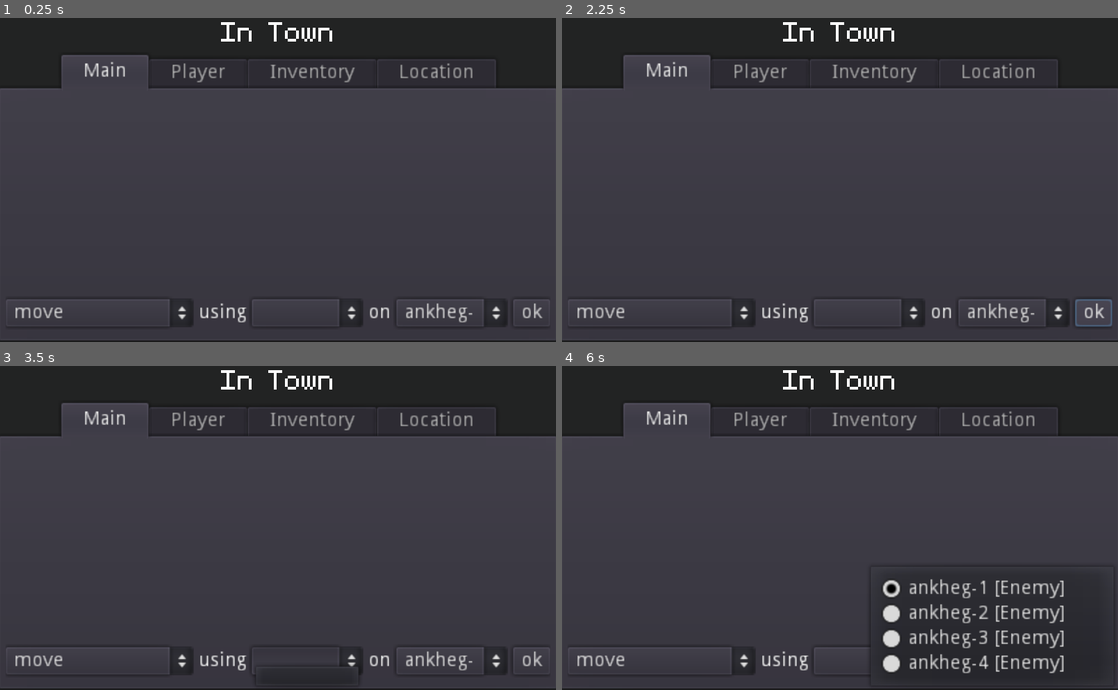
Above: before the commit, frames 1-4 (two rows, left to right).
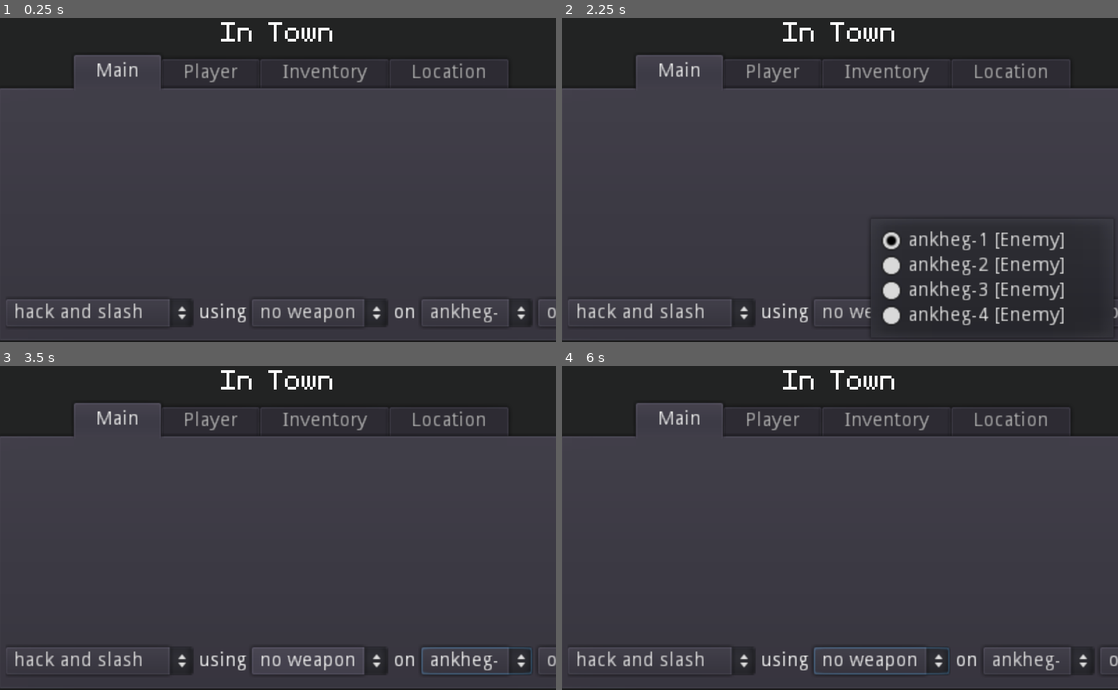
Above: after the commit, the same moments.

Repository: dyerjos/Secret-Santa-2021
Game: Godot game, scene res://Gameplay.tscn
The game is run twice, just before and just after one commit, with the same random seed, the same clock (stepped at 60 frames per second) and the same inputs. This scene is started directly instead of the project's main scene.
Inputs (mouse positions are in pixels of both pictures, inside the frame that each line leads up to; where the layout moved, square brackets give the same spot in the first picture):
- Up to frame 1 (0.25 s): no input
- Up to frame 2 (2.25 s): click "move" (after the commit: "hack and slash") at 0.5 s; click (1095, 312) at 1.25 s, where only the run before the commit has a clickable "ok"; click (1095, 312) at 2 s, where only the run before the commit has a clickable "ok"
- Up to frame 3 (3.5 s): click (316, 660) [305, 660] at 2.75 s
- Up to frame 4 (6 s): click "ankheg-1 [Enemy]" (after the commit: "ankheg-4 [Enemy]") at 3.5 s; click "move" (after the commit: "hack and slash") at 4.25 s; click (878, 660) [867, 660] at 5 s; click "ankheg-1 [Enemy]" (after the commit: "ankheg-4 [Enemy]") at 5.75 s

The runs differ from the first frame. In frame 1, 3.4% of the frame differs, in the area x 2-100%, y 11-96%; in frame 2, 6.1%; in frame 3, 3.9%; in frame 4, 6.0%.
Error before the commit: Parse Error: ',' or '}' expected (res://global/Moves.gd:196)
Error after the commit: Invalid operands 'String' and 'int' in operator '+'. (res://global/CharacterSheet.gd:204)

Commit message:
supply work

Diff:
--- a/Gameplay.gd
+++ b/Gameplay.gd
@@ -33,12 +33,12 @@
 #* Script vars:
 #* ----- main tab var ---------
 var selected_move = {}
-var selected_weapon = {}
-#var selected_spell = {}  #using selected_weapon instead
+var selected_item = {}
+#var selected_spell = {}  #using selected_item instead
 var selected_targets = []
 var selected_target_index = null
 var possible_targets = []
-var availabile_weapons = []
+var available_weapons = []
 var dead_list = []
 var loot = {
 	"coins": 0,
@@ -74,40 +74,45 @@
 
 func popluate_weapon_options():
 	print("populate_weapon_options hit")
-	if availabile_weapons:
-		availabile_weapons.clear()
+	if available_weapons:
+		available_weapons.clear()
 	if weapon_options:
 		weapon_options.clear()
 	match selected_move["name"]:
 		"volley":
 			for item in CharacterSheet.player_inventory:
 				if item.has("is_weapon") and item["is_weapon"] == true and item.has("range_tags") and item["range_tags"].has("close") == false and item["range_tags"].has("hand") == false:
-					availabile_weapons.append(item)
+					available_weapons.append(item)
 					weapon_options.add_item(item["name"])
 		"hack and slash":
 			for item in CharacterSheet.player_inventory:
 				if item.has("is_weapon") and item["is_weapon"] == true and item.has("range_tags") and (item["range_tags"].has("close") == true or item["range_tags"].has("hand") == true):
-					availabile_weapons.append(item)
+					available_weapons.append(item)
 					weapon_options.add_item(item["name"])
-			availabile_weapons.append(Items.no_weapon)
+			available_weapons.append(Items.no_weapon)
 			weapon_options.add_item(Items.no_weapon["name"])
 		"hack and slash recklessly":
 			for item in CharacterSheet.player_inventory:
 				if item.has("is_weapon") and item["is_weapon"] == true and item.has("range_tags") and (item["range_tags"].has("close") == true or item["range_tags"].has("hand") == true):
-					availabile_weapons.append(item)
+					available_weapons.append(item)
 					weapon_options.add_item(item["name"])
-			availabile_weapons.append(Items.no_weapon)
+			available_weapons.append(Items.no_weapon)
 			weapon_options.add_item(Items.no_weapon["name"])
 		"cast spell":
-			print("poplulating weapon options")
 			for spell in CharacterSheet.prepared_spells:
-				availabile_weapons.append(spell)
+				available_weapons.append(spell)
 				weapon_options.add_item(spell["name"])
 				print("spell added to spell options: %s" % spell["name"])
 			print("weapon_options list size: %s" % weapon_options.get_item_count())
+		"supply":
+			print("selecting an item to buy")
+			for item in Items.master_list:
+				available_weapons.append(item)
+				var cost = item["coin"] if item["coin"] else ""
+				weapon_options.add_item(item["name"] + "-" + String(cost))
 		_:
 			print("unknown: selected %s" % selected_move)
-	selected_weapon = availabile_weapons[0]
+	selected_item = available_weapons[0]
 
 func populate_target_options():
 	print("populating targets")
@@ -174,12 +179,12 @@
 			# targets, reckless=false, player_weapon_used=null
 			var reckless = false
 			assert(selected_targets != null)
-			selected_move["execute"].call_func(selected_targets, reckless, selected_weapon)
+			selected_move["execute"].call_func(selected_targets, reckless, selected_item)
 		"hack and slash recklessly":
 			# targets, reckless=true, player_weapon_used=null
 			var reckless = true
 			assert(selected_targets != null)
-			selected_move["execute"].call_func(selected_targets, reckless, selected_weapon)
+			selected_move["execute"].call_func(selected_targets, reckless, selected_item)
 		"volley":
 			# target, player_weapon_used, fail_opt
 			selected_move["execute"].call_func()
@@ -220,7 +225,7 @@
 		# 	selected_move["execute"].call_func()
 		# 	#TODO: not implemented yet
 		"supply":
-			selected_move["execute"].call_func()
+			selected_move["execute"].call_func(selected_item)
 		"recover":
 			selected_move["execute"].call_func()
 			# days
@@ -240,9 +245,9 @@
 
 		#----wizard common----
 		"cast spell":
-			assert(selected_weapon != null)
+			assert(selected_item != null)
 			assert(selected_targets != null)
-			selected_move["execute"].call_func(selected_weapon, selected_targets)
+			selected_move["execute"].call_func(selected_item, selected_targets)
 		"prepare spells":
 			selected_move["execute"].call_func()
 		"add to spellbook":
@@ -325,7 +330,8 @@
 		"undertake perilous journey":
 			using_weapon_against_target_setter(false, false, false, false)
 		"supply":
-			using_weapon_against_target_setter(false, false, false, false)
+			using_weapon_against_target_setter(false, true, false, false)
+			popluate_weapon_options()
 		"recover":
 			using_weapon_against_target_setter(false, false, false, false)
 		"recruit":
@@ -363,14 +369,14 @@
 	print("selected_move: %s" % selected_move)
 	match selected_move["name"]:
 		"volley":
-			selected_weapon = CharacterSheet.player_inventory[index]
+			selected_item = CharacterSheet.player_inventory[index]
 		"hack and slash":
-			selected_weapon = CharacterSheet.player_inventory[index]
+			selected_item = CharacterSheet.player_inventory[index]
 		"hack and slash recklessly":
-			selected_weapon = CharacterSheet.player_inventory[index]
+			selected_item = CharacterSheet.player_inventory[index]
 		"cast spell":
 			print("number of prepared_spells: %s" % CharacterSheet.prepared_spells.size())
-			selected_weapon = CharacterSheet.prepared_spells[index]
+			selected_item = CharacterSheet.prepared_spells[index]
 			print("I am the spell: %s" % CharacterSheet.prepared_spells[index])
 		_:
 			print("move %s is not yet implemented for submit move button action." % selected_move["name"])
@@ -390,8 +396,6 @@
 	if target.has("monster_tags"):
 		max_hp = float(target["max_hp"])
 		hp = float(target["hp"])
-		print("percentage of health: %s" % (hp/max_hp))
-		print("hp left: %s" % hp)
 	else:
 		max_hp = float(CharacterSheet.max_hitpoints())
 		hp = float(CharacterSheet.hp)
--- a/Gameplay.tscn
+++ b/Gameplay.tscn
@@ -101,7 +101,6 @@
 margin_bottom = 20.0
 rect_min_size = Vector2( 80, 0 )
 text = "weapon"
-clip_text = true
 
 [node name="Against" type="Label" parent="TabContainer/Main/VBoxContainer/MoveCommand"]
 margin_left = 261.0
--- a/global/Items.gd
+++ b/global/Items.gd
@@ -937,7 +937,7 @@
 	"future_item_field_5": "",
 }
 var dungeon_rations = {
-	"name" : "dungeon_rations",
+	"name" : "dungeon rations",
 	"weapon_tags": [],
 	"range_tags": [],
 	"general_tags": ["ration"],
@@ -1444,7 +1444,7 @@
 	"future_item_field_5": "",
 }
 var kings_crown = {
-	"name" : "kings_crown",
+	"name" : "kings crown",
 	"weapon_tags": [],
 	"range_tags": [],
 	"general_tags": [],
@@ -1575,7 +1575,7 @@
 	"is_magical": false,
 	"useful_info": "",
 	"interesting_info": "",
-	"coin" : 50-000,
+	"coin" : 50_000,
 	"weight": 0,
 	"uses": null,
 	"future_item_field_1": "",
@@ -1603,7 +1603,7 @@
 	"is_magical": false,
 	"useful_info": "",
 	"interesting_info": "",
-	"coin" : 75-000,
+	"coin" : 75_000,
 	"weight": 0,
 	"uses": null,
 	"future_item_field_1": "",
@@ -1631,7 +1631,7 @@
 	"is_magical": false,
 	"useful_info": "",
 	"interesting_info": "",
-	"coin" : 250-000,
+	"coin" : 250_000,
 	"weight": 0,
 	"uses": null,
 	"future_item_field_1": "",
@@ -1659,7 +1659,7 @@
 	"is_magical": false,
 	"useful_info": "",
 	"interesting_info": "",
-	"coin" : 1-000-000,
+	"coin" : 1_000_000,
 	"weight": 0,
 	"uses": null,
 	"future_item_field_1": "",
@@ -2886,6 +2886,7 @@
 	castle_deed,
 	grand_castle_deed,
 ]
+var master_list = ranged_weapons + melee_weapons + armor + gear + poisons + gifts + property_deeds
 
 # TODO: services in a global script
 func generate_treasure(target):
--- a/global/Moves.gd
+++ b/global/Moves.gd
@@ -192,7 +192,7 @@
 var parley = {
 	"name" : "parley",
 	"type" : "basic",
-	"description" : "When you you have leverage on a GM character and manipulate them"
+	"description" : "When you you have leverage on a GM character and manipulate them",
 	"execute" : funcref(self, "parley_fn")
 }
 
@@ -314,22 +314,27 @@
 	"execute" : funcref(self, "undertake_perilous_journey_fn")
 	}
 
-func supply_fn():
+func supply_fn(item_selected):
 	# var rations = CharacterSheet.player_inventory["dungeon_rations"]
 	# rations.uses = 5
-
-	print("supply hit")
-	print("show player items and services they can buy")
-	print("maybe this is a different scene entirely")
-
-	print("roll if it's an item that's special")
-	#TODO: FUTURE
-	var roll_result = Utilities.roll_dice_for_success(CharacterSheet.player_cha)
+	if CharacterSheet.player_coins < item_selected["coin"]:
+		print("You don't have enough coin for this item!")
+	var roll_result = null
+	if item_selected["coin"] > 50:
+		print("special item (over 50 coin)")
+		roll_result = Utilities.roll_dice_for_success(CharacterSheet.player_cha)
+	else:
+		roll_result = "success"
 	match roll_result:
 		"success":
 			print("you get this item at fair price")
+			CharacterSheet.player_coins -= item_selected["coin"]
+			CharacterSheet.player_inventory.append(item_selected.duplicate(true))
 		"partial":
 			print("item is found in the city but it's 20% more in cost?")
+			print("final price is %s" % ceil(item_selected["coin"] * 1.20))
+			CharacterSheet.player_coins -= ceil(item_selected["coin"] * 1.20)
+			CharacterSheet.player_inventory.append(item_selected.duplicate(true))
 		"fail":
 			print("item is not found")
 var supply = {
@@ -667,7 +672,6 @@
 func get_valid_moves():
 	var valid_moves = []
 	var move_list = all_moves
-	print("move_list size: %s" % move_list.size())
 	for move in move_list:
 		match move["name"]:
 			# ----common----
@@ -733,5 +737,4 @@
 				pass #TODO: implement later
 			_:
 				print("move %s is not yet implemented for submit move button action." % move["name"])
-	print("moves: %s" % valid_moves.size())
 	return valid_moves
--- a/global/Services.gd
+++ b/global/Services.gd
@@ -261,7 +261,7 @@
 	"name" : "merchant ship",
 	"type" : "transport",
 	"charisma_discount": false,
-	"cost": 5-000,
+	"cost": 5_000,
 	"description" : "Merchant ship",
 	"execute" : funcref(self, "merchant_ship_fn")
 }
@@ -271,7 +271,7 @@
 	"name" : "war ship",
 	"type" : "transport",
 	"charisma_discount": false,
-	"cost": 20-000,
+	"cost": 20_000,
 	"description" : "War ship",
 	"execute" : funcref(self, "war_ship_fn")
 }
--- a/global/Utilities.gd
+++ b/global/Utilities.gd
@@ -37,7 +37,6 @@
 	return random.randi_range(lowest, highest)
 
 func stat_to_modifier(stat=null):
-	print("stat: %s" % stat)
 	if stat == null:
 		return 0
 	assert(stat >= 1)
